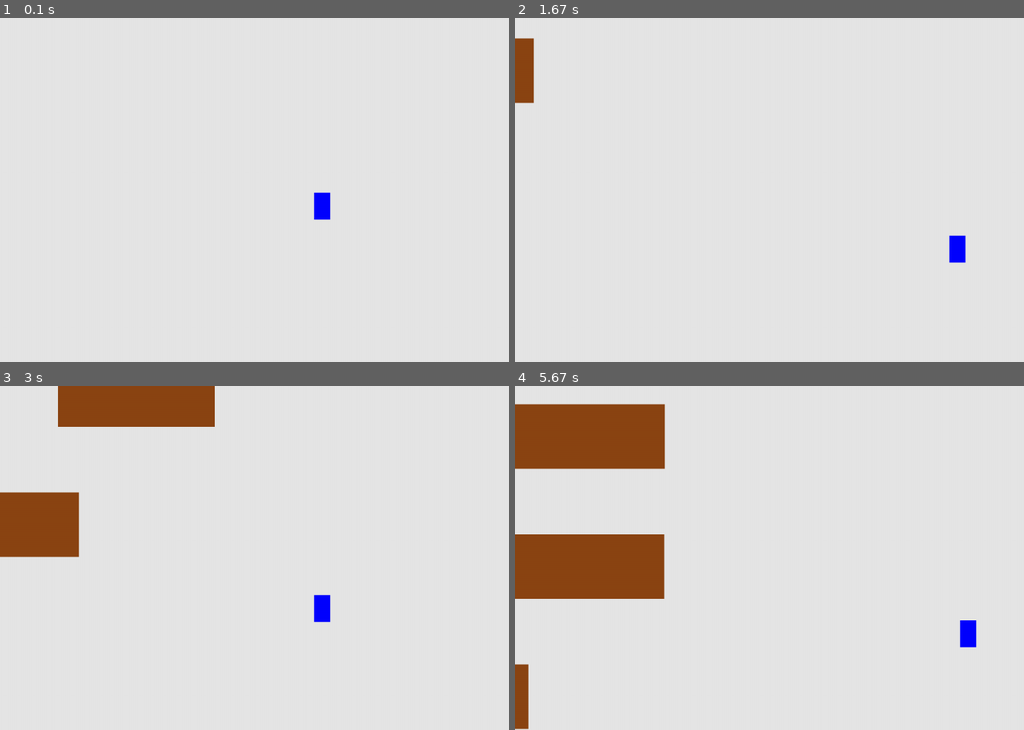
Above: before the commit, frames 1-4 (two rows, left to right).
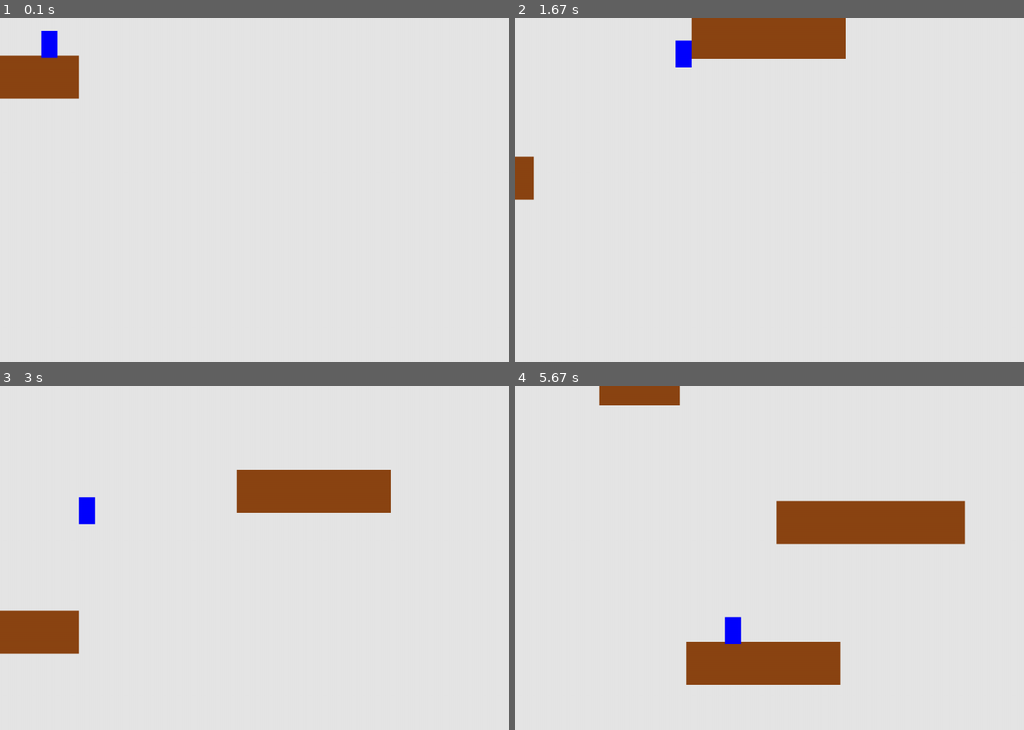
Above: after the commit, the same moments.

Repository: munxen/Python-Pygame
Game: pygame game, started from Coursider/Coursider.py
Two runs of this game, one before a commit and one after it. Both use one fixed random seed, a clock stepped at 60 frames per second and the inputs below.
Inputs:
- Up to frame 1 (0.1 s): no input
- Up to frame 2 (1.67 s): hold D 0.33-0.8 s; hold W 0.83-1.13 s; hold D 1.17-1.63 s
- Up to frame 3 (3 s): hold A 1.67-2.2 s; hold A 2.23-2.63 s; hold W from 2.67 s (still down)
- Up to frame 4 (5.67 s): release W at 3.03 s; hold D 3.07-3.7 s; hold A 3.73-4.2 s; hold D 4.23-4.7 s; hold W 4.73-5.03 s; hold D 5.07-5.53 s; hold A from 5.57 s (still down)

The runs differ from the first frame. In frame 1, 2.5% of the frame differs, in the area x 0-65%, y 3-59%; in frame 2, 5.3%; in frame 3, 13%; in frame 4, 21%, in the area x 0-91%, y 0-100%.

Commit message:
Fixed bags

Diff:
--- a/Coursider/Coursider.py
+++ b/Coursider/Coursider.py
@@ -1,5 +1,6 @@
 import sys
 import pygame
+import random
 
 from settings__ import Settings
 from player__ import Player
@@ -14,19 +15,16 @@
     screen = pygame.display.set_mode ((ai_settings.screen_width,ai_settings.screen_height))
     clock = pygame.time.Clock()
 
-    edges = False # Края
-
-    # Создание класса Player и добавление в общую группу
-    player = Player(ai_settings.screen_width, ai_settings.screen_height)
-    ai_settings.player_sprites.add(player)
-
     # Создание класса Platform, добавление в общую группу, создание списка коллизий
-    platform = Platform(ai_settings.start_platform_hight,
-    ai_settings.start_platform_weight, ai_settings.speed_factor_platform,
-    ai_settings.platform_wight, ai_settings.platform_hight, edges)
+    platform = Platform(ai_settings.start_platform_hight, ai_settings.start_platform_weight,
+    ai_settings.speed_factor_platform, ai_settings.platform_wight, ai_settings.platform_hight)
 
     ai_settings.platform_sprites.add(platform)
     ai_settings.platform_list.append(platform)
+
+    # Создание класса Player и добавление в общую группу
+    player = Player(ai_settings.screen_width, ai_settings.screen_height, platform.rect.x, platform.rect.y)
+    ai_settings.player_sprites.add(player)
 
     # Запуск основного цикла игры
     while True:
@@ -59,31 +57,14 @@
                     player.stop()
                     platform.platform_go_left = False
 
-        # Установка условий для каждой платформы
-        for p in ai_settings.platform_list:
-            # Перемещение платформ при движении игрока
-            gf.pull_platform(platform.platform_go_left, p,
-            platform.platform_go_right)
-            # Коллизия игрока и платформы
-            gf.collizions_platform(p, player,
-            ai_settings.platform_sprites)
+        gf.platforming(ai_settings.platform_list, platform.platform_go_left,platform.platform_go_right,
+        player, ai_settings.platform_sprites, platform.create_platform, ai_settings.speed_factor_platform)
 
-        # Создание платформ
-        if p.rect.bottom > 200 and platform.create_platform == True:
-            gf.create_platform(ai_settings.platform_sprites,
-            ai_settings.platform_list, ai_settings.speed_factor_platform, edges)
-            if len(ai_settings.platform_list) > 2:
-                platform.create_platform = False
-
-        # Отслеживание игрока
-        if player.rect.right >= 0 and player.rect.right <= 400 or\
-            player.rect.right >= 801 and player.rect.right <= 1200:
-            edges = True
-        else:
-            edges = False
+        if len(ai_settings.platform_list) > 2:
+            platform.create_platform = False
 
         # Рендеринг
-        gf.rendering(ai_settings.player_sprites,ai_settings.platform_sprites,screen,
-        ai_settings.bg_color,clock,ai_settings.FPS, player, )
+        gf.rendering(ai_settings.player_sprites, ai_settings.platform_sprites, screen,
+        ai_settings.bg_color,clock, ai_settings.FPS, player)
 
 run_game()
--- a/Coursider/game_func__.py
+++ b/Coursider/game_func__.py
@@ -44,22 +44,10 @@
             player.rect.top = p.rect.bottom
 
 def create_platform(platform_sprites, platform_list,
-speed_factor_platform, edges):
+speed_factor_platform):
     """Создание платформ"""
-    if edges == True:
-        platform = Platform(random.randrange(400, 800) , -100, speed_factor_platform,
-        random.randrange(150, 400), 80, edges)
-
-    if edges == False:
-        list = ['first', 'second']
-        hit = random.choice(list)
-        if hit == 'first':
-            platform = Platform(random.randrange(0, 400) , -100, speed_factor_platform,
-            random.randrange(150, 400), 80, edges)
-        if hit == 'second':
-            platform = Platform(random.randrange(800, 1200) , -100, speed_factor_platform,
-            random.randrange(150, 400), 80, edges)
-
+    platform = Platform(random.randrange(400, 800) , -100, speed_factor_platform,
+    random.randrange(150, 400), 80)
     platform_sprites.add(platform)
     platform_list.append(platform)
 
@@ -89,3 +77,24 @@
 
     # Отображение последнего прорисованного окна
     pygame.display.flip()
+
+ # Установка условий для каждой платформы
+
+def platforming(platform_list, platform_go_left,
+    platform_go_right, player, platform_sprites,
+    creating_platform, speed_factor_platform ):
+
+    """Установка условий для каждой платформы, генерация"""
+    for p in platform_list:
+        # Перемещение платформ при движении игрока
+        pull_platform(platform_go_left, p, platform_go_right)
+        # Коллизия игрока и платформы
+        collizions_platform(p, player, platform_sprites)
+
+        # Создание платформ
+    if p.rect.bottom > 200 and creating_platform == True:
+        create_platform(platform_sprites, platform_list, speed_factor_platform)
+
+        # Ограничение создания платформ
+    if len(platform_list) > 2:
+        creating_platform = False
--- a/Coursider/platform__.py
+++ b/Coursider/platform__.py
@@ -5,15 +5,14 @@
 class Platform(pygame.sprite.Sprite):
     """Инициализация платформы"""
     def __init__(self, start_platform_hight, start_platform_weight,
-    speed_platform, platform_wight, platform_hight, edges):
+    speed_platform, platform_wight, platform_hight):
         super().__init__()
         self.start_platform_hight = start_platform_hight # Координата x появления платформы
         self.start_platform_weight = start_platform_weight # Координата y появления платформы
         self.platform_wight = platform_wight # Высота платформы
         self.platform_hight = platform_hight # Ширина платформы
         self.speed_platform = speed_platform
-        self.edges = edges
-        self.image = pygame.Surface((platform_wight, 120))
+        self.image = pygame.Surface((platform_wight, platform_hight))
         self.image.fill((139, 69, 19))
         self.rect = self.image.get_rect()
         self.rect.center = (start_platform_hight, start_platform_weight)
@@ -27,14 +26,17 @@
         "Движение платформы"
             # Влево/вправо
         self.rect.y += self.speed_platform
-            # Возрождение платформ
+
+            # Генерация платформ
         if self.rect.top > 640 :
-            if self.edges == True:
+            if self.rect.right <= 400:
                 self.rect.center = (random.randrange(400, 800), -100)
-            elif self.edges == False:
+            if self.rect.right >= 401 and self.rect.right <= 800:
                 list = ['first', 'second']
                 hit = random.choice(list)
                 if hit == 'first':
                     self.rect.center = (random.randrange(0, 400) , -100)
                 if hit == 'second':
                     self.rect.center = (random.randrange(800, 1200) , -100)
+            if self.rect.right >= 801:
+                self.rect.center = (random.randrange(400, 800), -100)
--- a/Coursider/player__.py
+++ b/Coursider/player__.py
@@ -2,15 +2,20 @@
 
 class Player(pygame.sprite.Sprite):
 
-    def __init__(self, screen_width, screen_height):
+    def __init__(self, screen_width, screen_height, platform_x, platform_y):
         """Инициализирует игрока и его начальную позицию, хранит настройки игрока"""
         super().__init__()
         self.screen_width = screen_width
         self.screen_height = screen_height
+        self.platform_x = platform_x
+        self.platform_y = platform_y
         self.image = pygame.Surface((30,50))
         self.image.fill((0,0,255))
         self.rect = self.image.get_rect()
-        self.rect.center = (screen_width/2, screen_height/2)
+
+        #Начальная позиция игрока
+        self.rect.x = platform_x + 80
+        self.rect.y = platform_y - 100
 
         self.change_right = 0 # Скорость вправо
         self.change_left = 0 # Скорость влево
--- a/Coursider/settings__.py
+++ b/Coursider/settings__.py
@@ -18,9 +18,9 @@
         # Скорость движения платформ
         self.speed_factor_platform = 2
 
-        # Координаты появления платформ
+        # Координаты появления первой платформы
         self.start_platform_hight = random.randrange(-100, 1200)
-        self.start_platform_weight = -100
+        self.start_platform_weight = 100
 
         self.platform_wight = random.randrange(150, 300)  # Ширина платформы
         self.platform_hight = 80 # Ширина платформы
